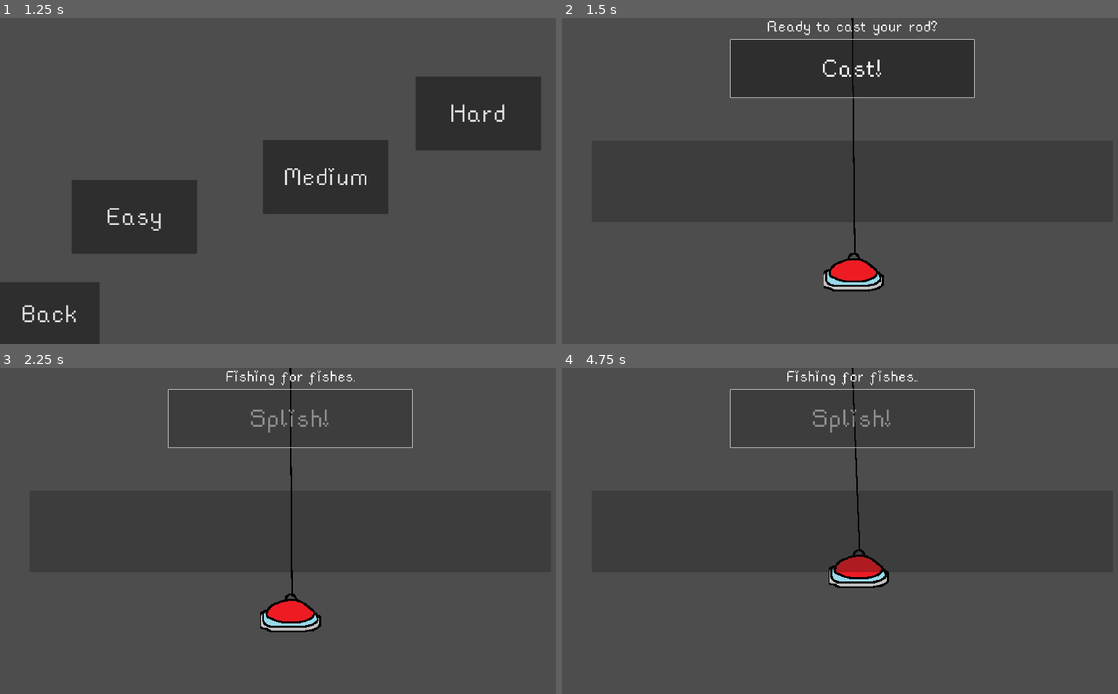
Above: before the commit, frames 1-4 (two rows, left to right).
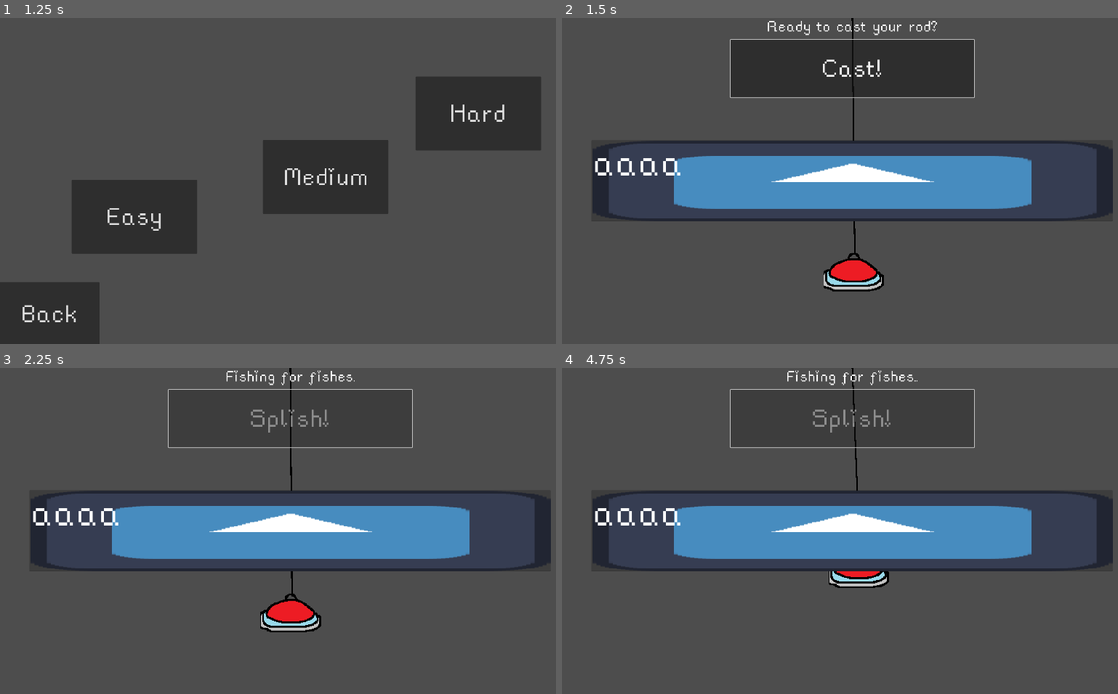
Above: after the commit, the same moments.

Repository: flowerFawn/the-key-to-fishing
Game: Godot game, scene res://scenes/main_menu.tscn
Same seed, same stepped clock (60 frames per second), same inputs: the game is played once before the commit and once after it. The engine's default icon, where the game draws it, is replaced by a stand-in: a white triangle on a blue panel in a dark square.
Inputs:
- Up to frame 1 (1.25 s): click "Go fishing!" at 0.5 s
- Up to frame 2 (1.5 s): click "Medium" at 1.25 s
- Up to frame 3 (2.25 s): click "Cast!" at 2 s
- Up to frame 4 (4.75 s): tap Enter at 3.5 s

Frame 1 is identical in both runs. In frame 2, 13% of the frame differs, in the area x 5-100%, y 37-63%; in frame 3, 13%; in frame 4, 14%.

Commit message:
set up a monkeytype-style colour system for input

Diff:
--- a/scenes/typing_scene.tscn
+++ b/scenes/typing_scene.tscn
@@ -1,8 +1,10 @@
-[gd_scene load_steps=6 format=3 uid="uid://bndkaxcgtomh3"]
+[gd_scene load_steps=8 format=3 uid="uid://bndkaxcgtomh3"]
 
 [ext_resource type="Script" path="res://scripts/typing_scene.gd" id="1_4430f"]
 [ext_resource type="Theme" uid="uid://qjmal2ehrfr1" path="res://assets/themes/main_theme.tres" id="2_yxxxw"]
 [ext_resource type="Script" path="res://scripts/button_link.gd" id="3_7a13b"]
+[ext_resource type="Texture2D" uid="uid://bh55b53p3nlef" path="res://icon.svg" id="4_3sr5k"]
+[ext_resource type="Script" path="res://scripts/rich_text_display.gd" id="4_54bab"]
 [ext_resource type="Script" path="res://scripts/fishing_graphics.gd" id="4_o8q2k"]
 [ext_resource type="Texture2D" uid="uid://dvvsvih65qakf" path="res://assets/images/bob.png" id="5_1o12r"]
 
@@ -21,15 +23,6 @@
 theme = ExtResource("2_yxxxw")
 metadata/_edit_use_anchors_ = true
 
-[node name="InputWordGuide" type="Label" parent="CanvasLayer/Control"]
-layout_mode = 0
-offset_left = 102.0
-offset_top = 406.0
-offset_right = 1826.0
-offset_bottom = 674.0
-theme_override_font_sizes/font_size = 150
-vertical_alignment = 1
-
 [node name="InputBox" type="LineEdit" parent="CanvasLayer/Control"]
 layout_mode = 1
 anchors_preset = -1
@@ -37,10 +30,10 @@
 anchor_top = 0.5
 anchor_right = 0.5
 anchor_bottom = 0.5
-offset_left = -862.0
-offset_top = -134.5
-offset_right = 862.0
-offset_bottom = 134.5
+offset_left = -863.0
+offset_top = -135.0
+offset_right = 861.0
+offset_bottom = 134.0
 grow_horizontal = 2
 grow_vertical = 2
 editable = false
@@ -110,6 +103,33 @@
 text = "Maybe next time!"
 script = ExtResource("3_7a13b")
 
+[node name="RichTextDisplay" type="RichTextLabel" parent="CanvasLayer/Control"]
+z_index = 2
+layout_mode = 1
+anchors_preset = -1
+anchor_left = 0.5
+anchor_top = 0.5
+anchor_right = 0.5
+anchor_bottom = 0.5
+offset_left = -860.0
+offset_top = -132.0
+offset_right = 862.0
+offset_bottom = 133.0
+theme_override_font_sizes/bold_italics_font_size = 150
+theme_override_font_sizes/italics_font_size = 150
+theme_override_font_sizes/mono_font_size = 150
+theme_override_font_sizes/normal_font_size = 150
+theme_override_font_sizes/bold_font_size = 150
+bbcode_enabled = true
+text = "aaaa"
+script = ExtResource("4_54bab")
+
+[node name="Icon" type="Sprite2D" parent="CanvasLayer/Control"]
+z_index = 1
+position = Vector2(961, 540)
+scale = Vector2(13.4375, 2.07813)
+texture = ExtResource("4_3sr5k")
+
 [node name="TimeLeft" type="Timer" parent="."]
 wait_time = 5.0
 one_shot = true
@@ -132,6 +152,7 @@
 texture = ExtResource("5_1o12r")
 
 [connection signal="text_changed" from="CanvasLayer/Control/InputBox" to="." method="_on_input_box_text_changed"]
+[connection signal="text_changed" from="CanvasLayer/Control/InputBox" to="CanvasLayer/Control/RichTextDisplay" method="_on_input_box_text_changed"]
 [connection signal="pressed" from="CanvasLayer/Control/CastButton" to="." method="start_waiting"]
 [connection signal="pressed" from="CanvasLayer/Control/ToFishView" to="CanvasLayer/Control/ToFishView" method="load_new_scene" binds= ["res://scenes/fish_view.tscn"]]
 [connection signal="pressed" from="CanvasLayer/Control/ToRetry" to="CanvasLayer/Control/ToRetry" method="load_new_scene" binds= ["res://scenes/retry.tscn"]]
--- /dev/null
+++ b/scripts/rich_text_display.gd
@@ -0,0 +1,36 @@
+extends RichTextLabel
+
+var goal_word:String
+# Called when the node enters the scene tree for the first time.
+func _ready() -> void:
+	pass # Replace with function body.
+
+
+# Called every frame. 'delta' is the elapsed time since the previous frame.
+func _process(delta: float) -> void:
+	pass
+
+
+func _on_input_box_text_changed(new_text: String) -> void:
+	print("a")
+	var coloured_text:String = ""
+	var i:int = 0
+	var goal_character:String = ""
+	for character in new_text:
+		if len(goal_word) - 1 >= i:
+			goal_character = goal_word[i]
+		else:
+			goal_character = "oob"
+		if len(goal_word) - 1 < i:
+			coloured_text += "".join(["[color=red]", character, "[/color]"])
+		elif character == goal_character:
+			coloured_text += "".join(["[color=white]", character, "[/color]"])
+		else:
+			coloured_text += "".join(["[color=red]", character, "[/color]"])
+		i += 1
+	if len(goal_word) > i:
+		coloured_text += "[color=gray]"
+		coloured_text += goal_word.right(len(goal_word) - (i))
+
+	print(coloured_text)
+	text = coloured_text
--- a/scripts/typing_scene.gd
+++ b/scripts/typing_scene.gd
@@ -60,7 +60,9 @@
 
 
 func get_word():
-	return word_list.pick_random()
+	var new_word = word_list.pick_random()
+	$CanvasLayer/Control/RichTextDisplay.goal_word = new_word
+	return new_word
 
 func start_typing():
 	#changes, so that next time the text will be for pulling the fishie back in
@@ -71,7 +73,6 @@
 	total_length += len(goal_word)
 	#sets the player to already be selected on the input as soon as they can type
 	#starts the timer that counts how long they have spent
-	$CanvasLayer/Control/InputWordGuide.text = goal_word
 	$CanvasLayer/Control/InputBox.text = ""
 	$CanvasLayer/Control/CastButton.text = "Type: %s!" % goal_word
 	$CanvasLayer/Control/WordDisplay.text = "It's a %s shadow!" % fish["size"]
